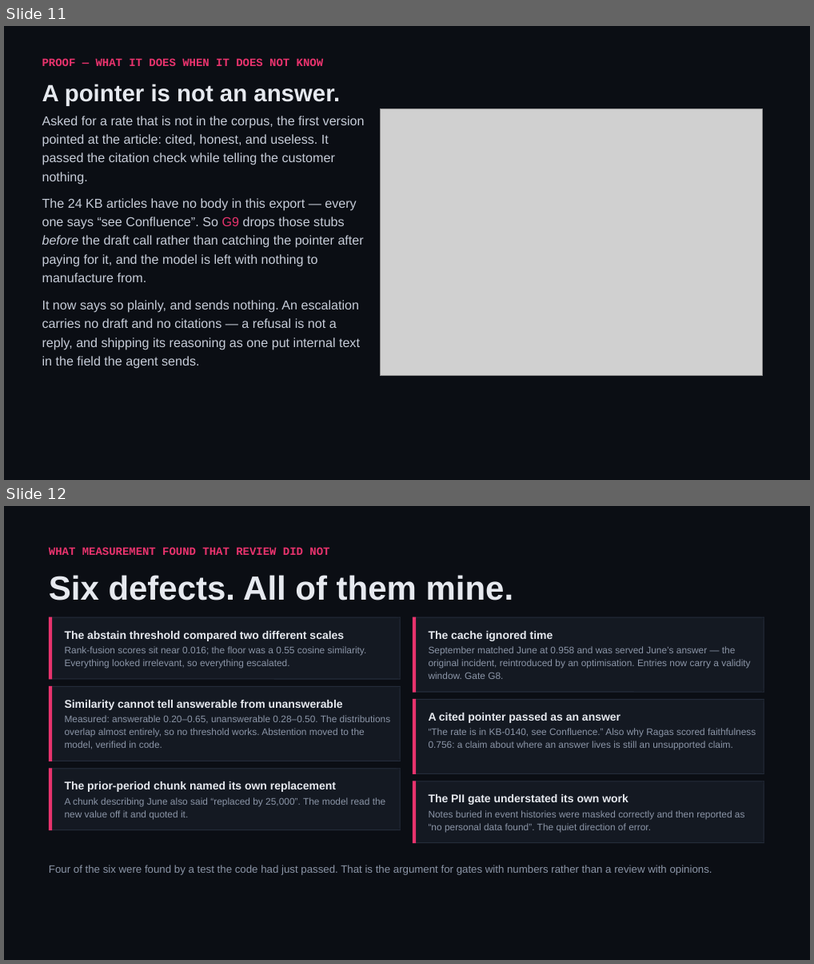
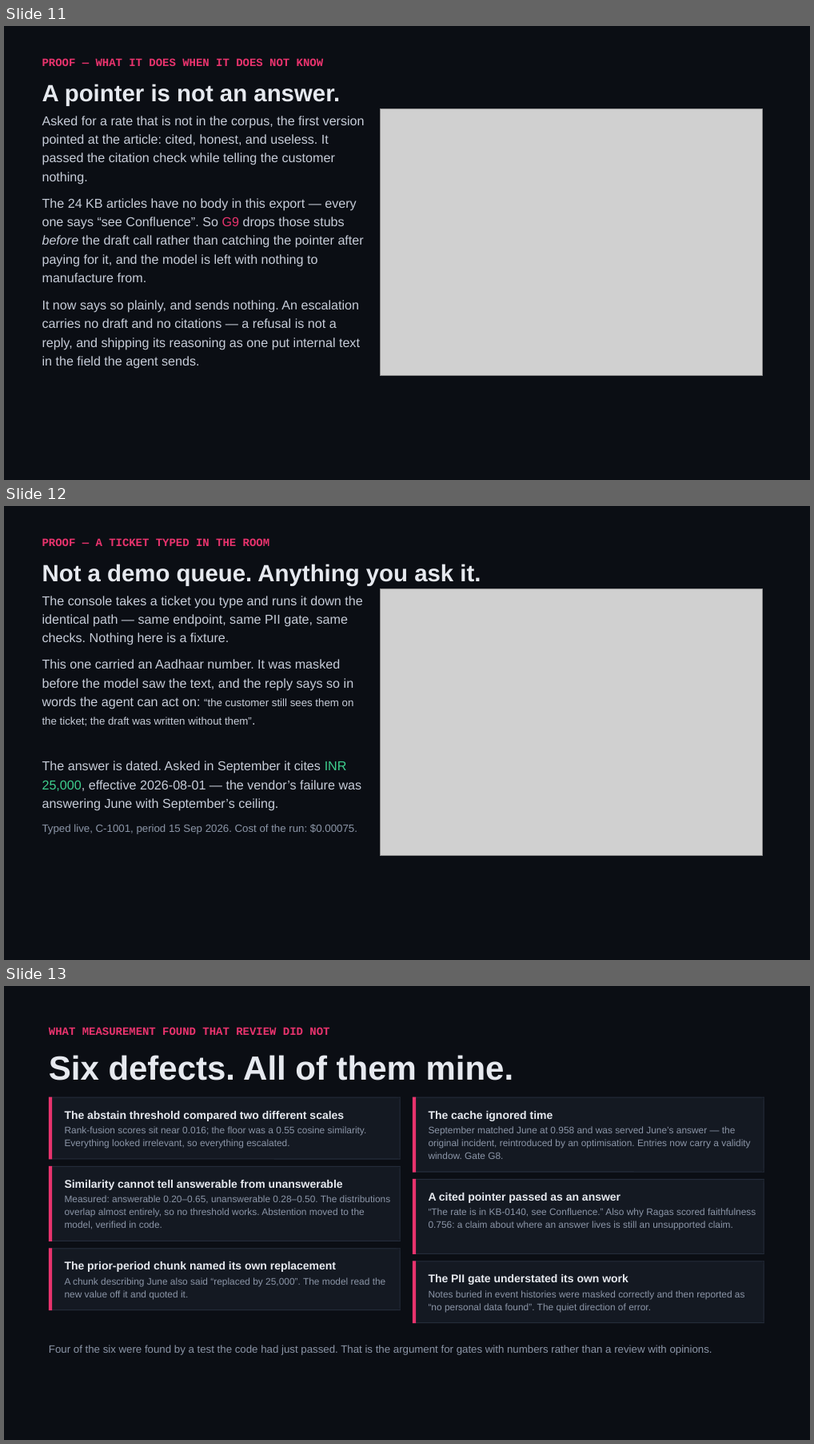
Before and after one commit to shivam-25/ramco-payce-pilot, a slide deck: docs/deck/ramco-payce-pilot.pptx. Shown one above the other, each under a label of ours: slides 11 and 12 before the commit, slides 11, 12 and 13 after it. The pictures are 814x964 and 814x1444 pixels, drawn with LibreOffice and Linux fonts; fonts in the diff are those of the drawing; grey boxes stand for pictures. Boxes give left, top, right and bottom in pixels: in the first picture for what was removed or moved away, otherwise in the second. Text is boxed around its words. In the diff, an @@ line names an element or a change of style, - is before the commit and + after.

```diff
--- a/docs/deck/ramco-payce-pilot.pptx
+++ b/docs/deck/ramco-payce-pilot.pptx
@@ slide 12 added at box(4, 506, 810, 960), background #0B0E14 @@
@@ text added at box(42, 538, 270, 546), 10 pt, text #E8336D, bold @@
+PROOF — A TICKET TYPED IN THE ROOM
@@ text added at box(42, 564, 481, 586), 21 pt, text #E6E9EF, bold @@
+Not a demo queue. Anything you ask it.
@@ text added at box(42, 596, 362, 645), 11.5 pt, text #C6CCD8 @@
+The console takes a ticket you type and runs it down the identical path — same endpoint, same PII gate, same checks. Nothing here is a fixture.
@@ picture added at box(381, 589, 763, 855) @@
@@ text added at box(42, 659, 354, 726), 11.5 pt, text #C6CCD8 @@
+This one carried an Aadhaar number. It was masked before the model saw the text, and the reply says so in words the agent can act on: “the customer still sees them on the ticket; the draft was written without them”.
@@ text added at box(42, 760, 362, 811), 11.5 pt, text #C6CCD8 @@
+The answer is dated. Asked in September it cites INR 25,000, effective 2026-08-01 — the vendor’s failure was answering June with September’s ceiling.
@@ text added at box(42, 824, 358, 834), 9.5 pt, text #8B95A7 @@
+Typed live, C-1001, period 15 Sep 2026. Cost of the run: $0.00075.
@@ what was slide 12 is now slide 13 @@
```
Also in this commit, not shown: 3 other files.
